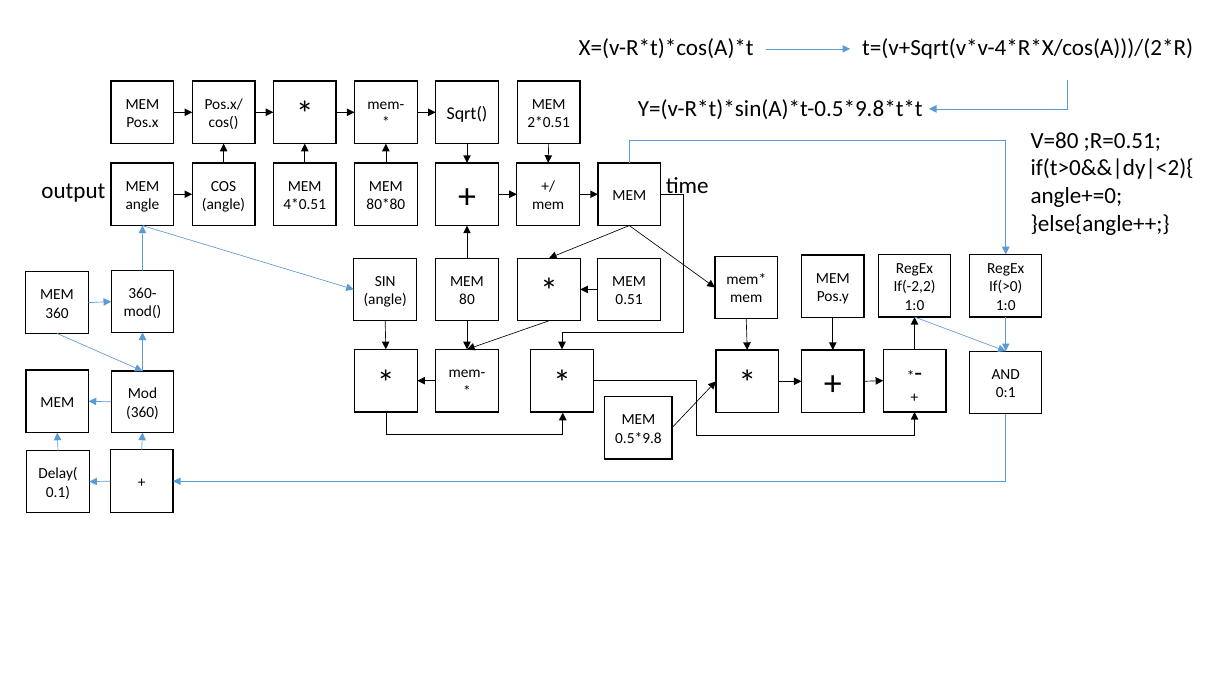
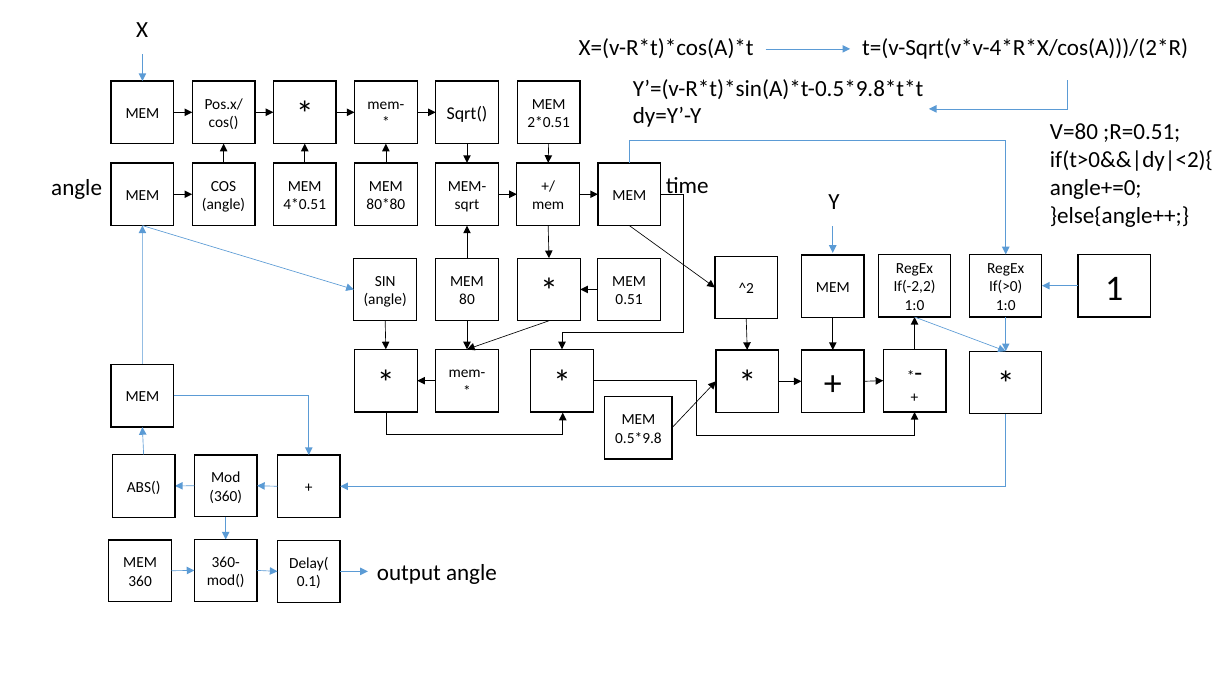
Before and after one commit to panhao4812/GameTools, a slide deck: slide 7 of BaroAngEditor/BaroAngEditor/mods/Lines.pptx. Drawn at 1232x693 pixels with LibreOffice and Linux fonts; fonts in the diff are those of the drawing. Boxes give left, top, right and bottom in pixels: in the first picture for what was removed or moved away, otherwise in the second. Text is boxed around its words. In the diff, an @@ line names an element or a change of style, - is before the commit and + after.

Commit message:
update

```diff
--- a/BaroAngEditor/BaroAngEditor/mods/Lines.pptx
+++ b/BaroAngEditor/BaroAngEditor/mods/Lines.pptx
@@ text added at <box>136,22,148,37</box>, 18 pt, text #000000 @@
+X
@@ arrow added from (142, 55) to (142, 81), #5B9BD5 0.5 pt @@
@@ text at <box>862,38,1188,59</box>: text changed @@
-t=(v+Sqrt(v*v-4*R*X/cos(A)))/(2*R)
+t=(v-Sqrt(v*v-4*R*X/cos(A)))/(2*R)
@@ text at <box>633,79,924,127</box>: text changed @@
-Y=(v-R*t)*sin(A)*t-0.5*9.8*t*t
+Y’=(v-R*t)*sin(A)*t-0.5*9.8*t*t
+dy=Y’-Y
@@ text in rectangle at <box>126,117,158,127</box>: paragraph removed @@
-Pos.x
@@ text "V=80 ;R=0.51;": place and size @@
-text "V=80 ;R=0.51;" at <box>1031,132,1194,235</box>
+text "V=80 ;R=0.51;" at <box>1050,123,1213,227</box>
@@ text at <box>51,179,102,199</box>: text changed @@
-output
+angle
@@ text in rectangle at <box>126,198,160,212</box>: paragraph removed @@
-angle
@@ text in rectangle at <box>448,181,486,212</box>: text changed; size 28 to 12 pt @@
-+
+MEM-sqrt
@@ text added at <box>828,194,839,209</box>, 18 pt, text #000000 @@
+Y
@@ arrow moved from (142, 271) - (142, 226) to (142, 364) - (142, 226) @@
@@ arrow moved from (629, 226) - (549, 258) to (548, 226) - (549, 258) @@
@@ arrow added from (833, 226) to (833, 253), #5B9BD5 0.5 pt @@
@@ rectangle added at <box>1079,254,1151,317</box>, fill #FFFFFF, outline #000000 1 pt, 28 pt, text #000000 @@
+1
@@ text in rectangle at <box>739,282,754,293</box>: text changed @@
-mem*mem
+^2
@@ text in rectangle at <box>817,291,849,304</box>: paragraph removed @@
-Pos.y
@@ arrow added from (1079, 286) to (1043, 286), #5B9BD5 0.5 pt @@
@@ rectangle "MEM": place and size @@
-rectangle "MEM" at <box>26,370,89,433</box>
+rectangle "MEM" at <box>111,364,174,427</box>
@@ text in rectangle at <box>992,369,1020,397</box>: text changed; size 12 to 28 pt @@
-AND
-0:1
+*
@@ elbow arrow added from (174, 396) to (309, 455), #5B9BD5 0.5 pt @@
@@ elbow arrow moved from (1006, 414) - (173, 482) to (1006, 414) - (340, 486) @@
@@ arrow moved from (141, 450) - (142, 433) to (143, 455) - (142, 427) @@
@@ rectangle added at <box>113,455,176,518</box>, fill #FFFFFF, outline #000000 1 pt, 12 pt, text #000000 @@
+ABS()
@@ rectangle "Mod": place and size @@
-rectangle "Mod" at <box>111,371,174,433</box>
+rectangle "Mod" at <box>194,455,257,517</box>
@@ rectangle "+": place and size @@
-rectangle "+" at <box>110,450,173,513</box>
+rectangle "+" at <box>277,455,340,518</box>
@@ arrow moved from (111, 402) - (89, 401) to (194, 486) - (175, 486) @@
@@ arrow moved from (110, 482) - (90, 482) to (277, 486) - (257, 486) @@
@@ arrow moved from (142, 371) - (142, 333) to (226, 517) - (226, 540) @@
@@ rectangle "Delay(0.1)": place and size @@
-rectangle "Delay(0.1)" at <box>27,451,90,513</box>
+rectangle "Delay(0.1)" at <box>277,541,340,603</box>
@@ text added at <box>377,564,497,584</box>, 18 pt, text #000000 @@
+output angle
@@ 2 rectangles, 1 arrow: place and size @@
-2 rectangles, 1 arrow at <box>26,271,174,334</box>
+2 rectangles, 1 arrow at <box>109,540,257,602</box>
@@ arrow moved from (57, 334) - (142, 371) to (257, 570) - (277, 571) @@
@@ arrow moved from (58, 451) - (57, 433) to (340, 571) - (368, 571) @@
```
Also in this commit, not shown: 1 slide added, 1 slide removed.
